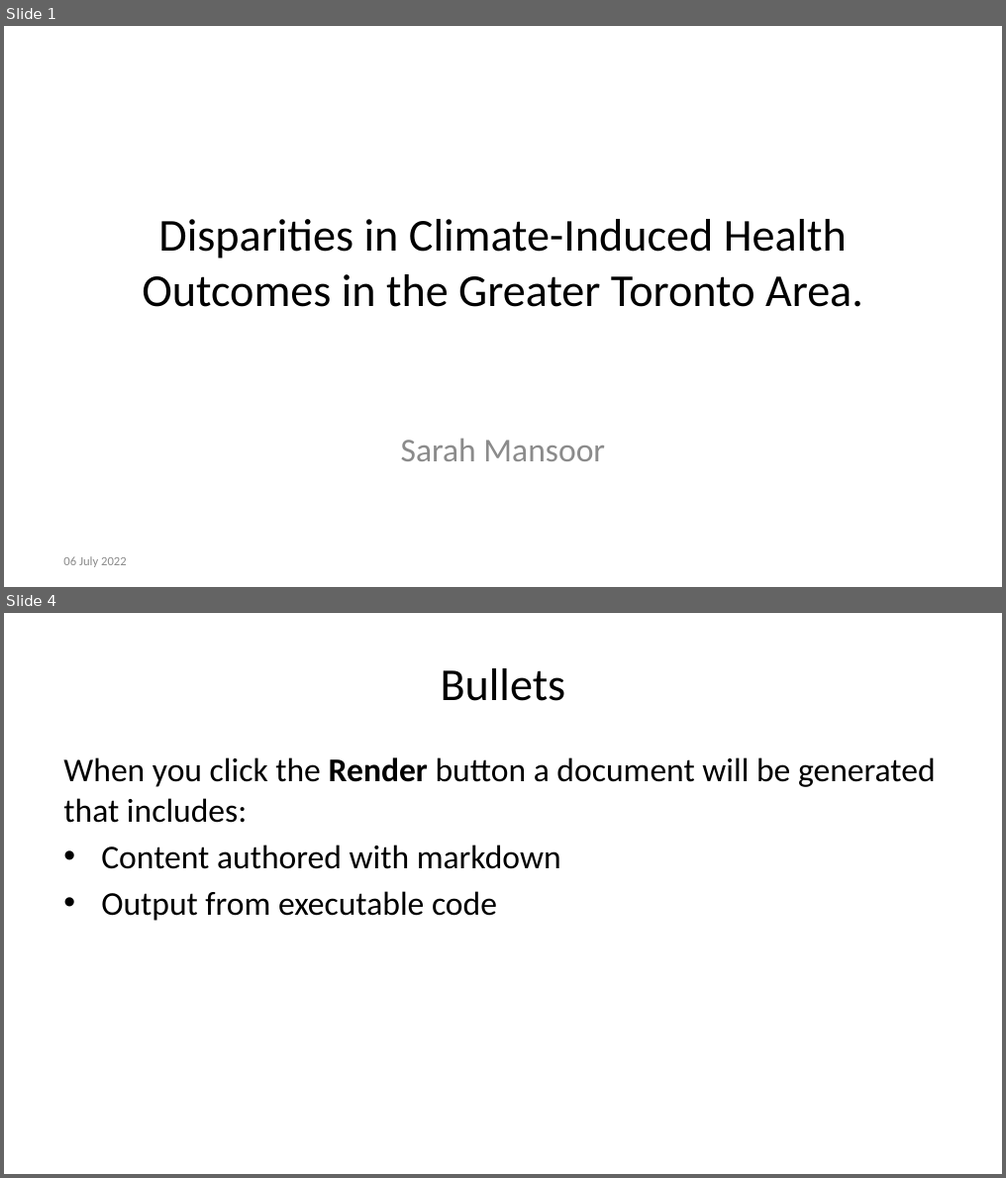
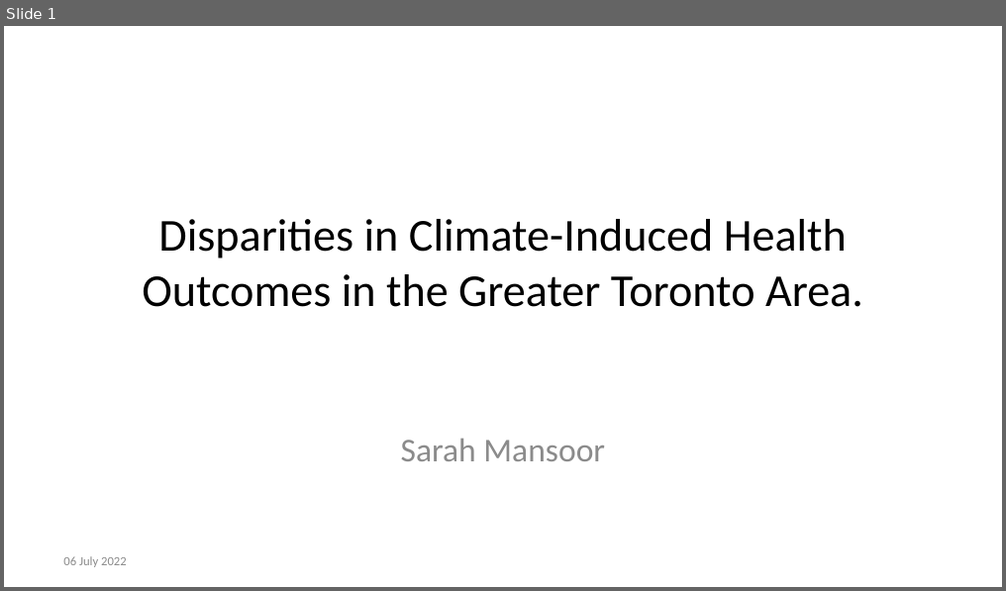
Before and after one commit to sarahmansoorr/SUDS2022, a slide deck: outputs/presentation/presentation.pptx. Shown one above the other, each under a label of ours: slides 1 and 4 before the commit, slide 1 after it; the slides between them are not shown. The pictures are 1006x1178 and 1006x591 pixels, drawn with LibreOffice and Linux fonts; fonts in the diff are those of the drawing. Boxes give left, top, right and bottom in pixels: in the first picture for what was removed or moved away, otherwise in the second. Text is boxed around its words. In the diff, an @@ line names an element or a change of style, - is before the commit and + after.

```diff
--- a/outputs/presentation/presentation.pptx
+++ b/outputs/presentation/presentation.pptx
@@ slide 4 removed at (4,613,1002,1174), background #FFFFFF @@
@@ title removed at (441,668,566,701) @@
-Bullets
@@ text removed at (63,758,936,921) @@
-When you click the Render button a document will be generated that includes:
-• Content authored with markdown
-• Output from executable code
```
Also in this commit, not shown: 4 slides added, 3 other slides removed, 5 other files.
